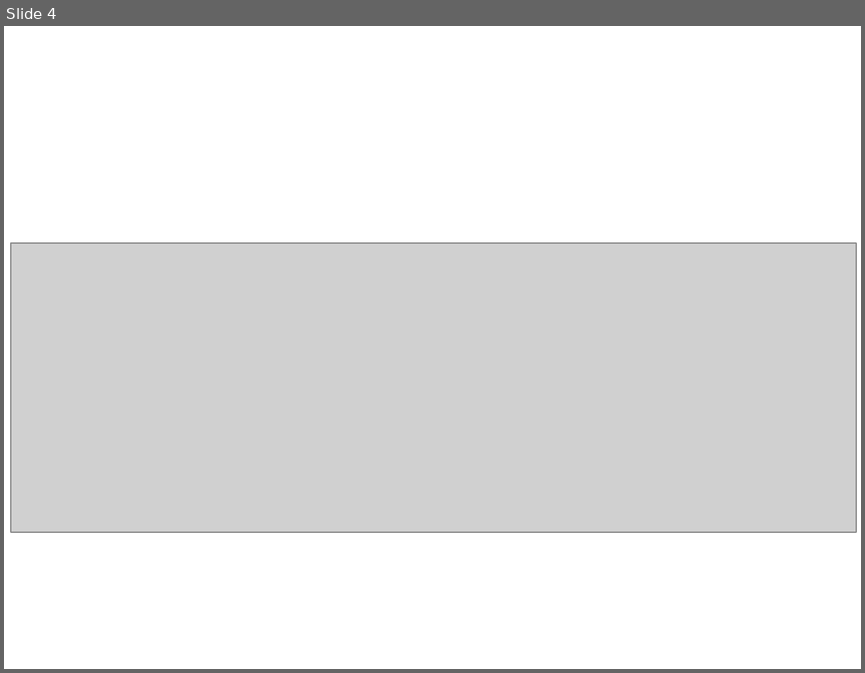
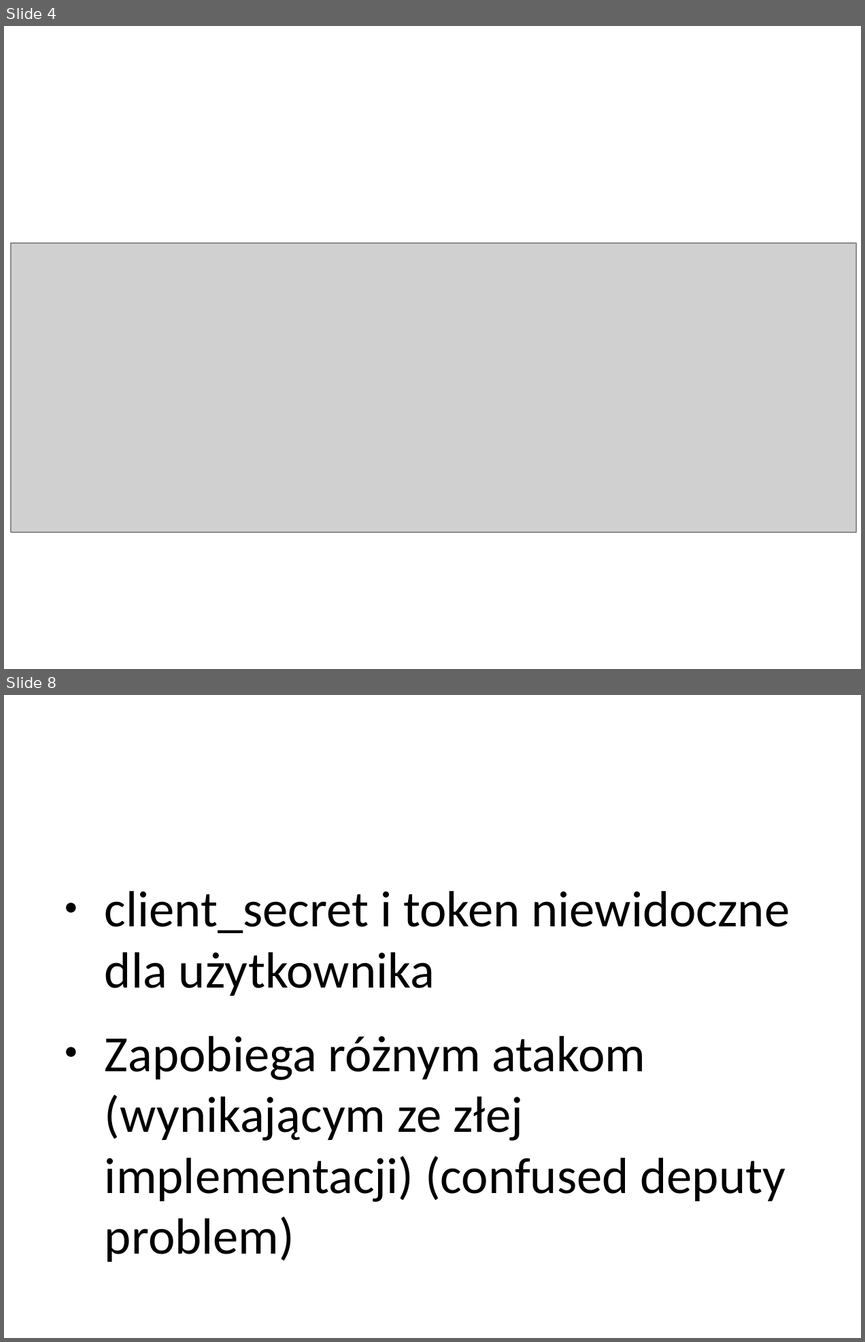
Before and after one commit to bodziosamolot/fdd2018, a slide deck: fdd_jogieglo.pptx. Shown one above the other, each under a label of ours: slide 4 before the commit, slides 4 and 8 after it; the slides between them are not shown. The pictures are 865x673 and 865x1342 pixels, drawn with LibreOffice and Linux fonts; fonts in the diff are those of the drawing; grey boxes stand for pictures. Boxes give left, top, right and bottom in pixels: in the first picture for what was removed or moved away, otherwise in the second. Text is boxed around its words. In the diff, an @@ line names an element or a change of style, - is before the commit and + after.

```diff
--- a/fdd_jogieglo.pptx
+++ b/fdd_jogieglo.pptx
@@ slide 8 added at [4, 695, 861, 1338], background #FFFFFF @@
@@ text added at [105, 891, 789, 1261], 32 pt, text #000000 @@
+● client_secret i token niewidoczne dla użytkownika
+● Zapobiega różnym atakom (wynikającym ze złej implementacji) (confused deputy problem)
```
Also in this commit, not shown: 4 other slides added, 2 slides removed, 2 other files.
